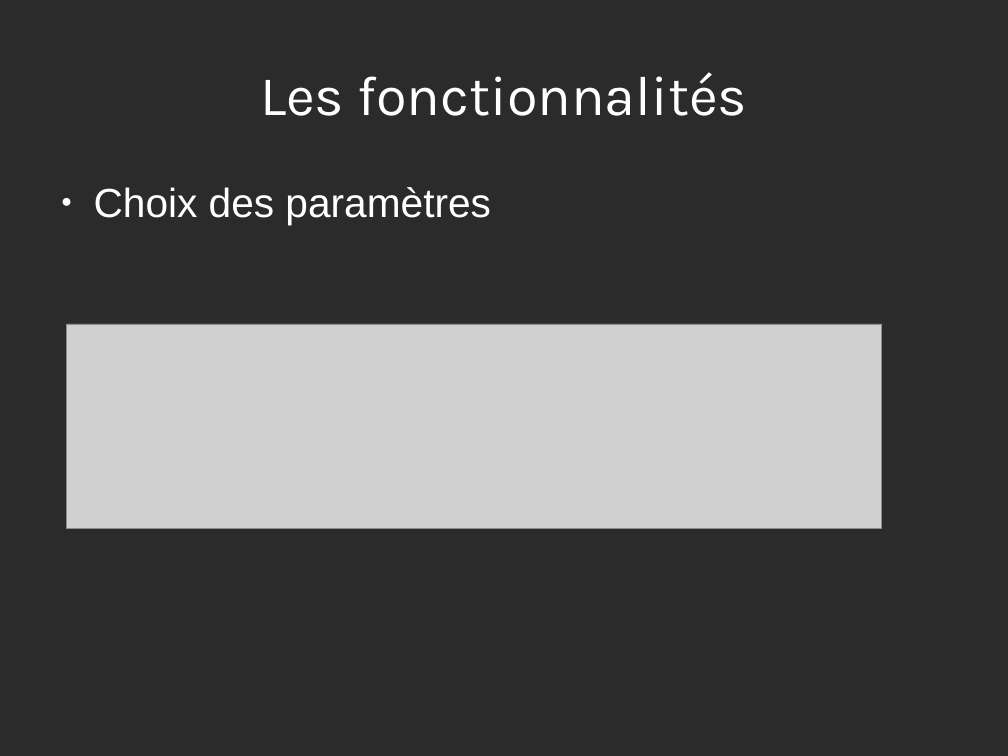
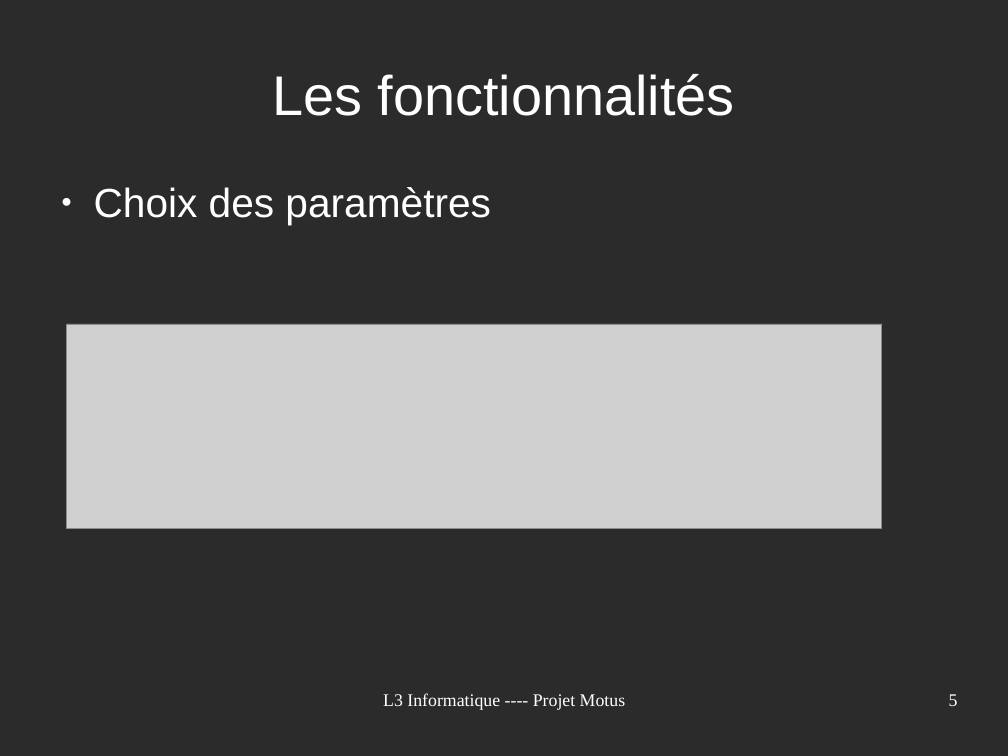
Before and after one commit to Yamihoshi/Projet-L3, a slide deck: slide 5 of Momomotus.odp. Drawn at 1008x756 pixels with LibreOffice and Linux fonts; fonts in the diff are those of the drawing; grey boxes stand for pictures; background and template pictures are left out; a plain dark background stands for a picture behind light text. Boxes give left, top, right and bottom in pixels: in the first picture for what was removed or moved away, otherwise in the second. Text is boxed around its words. In the diff, an @@ line names an element or a change of style, - is before the commit and + after.

```diff
--- a/Momomotus.odp
+++ b/Momomotus.odp
@@ title "Les fonctionnalités" at [272, 74, 735, 116]: font Karla to Arial @@
@@ text added at [383, 693, 626, 710], 14 pt, text #FFFFFF @@
+L3 Informatique ---- Projet Motus
@@ page number added at [949, 694, 958, 706], 14 pt, text #FFFFFF @@
+5
```
Also in this commit, not shown: 11 other slides changed, 1 slide added, 1 other file.
